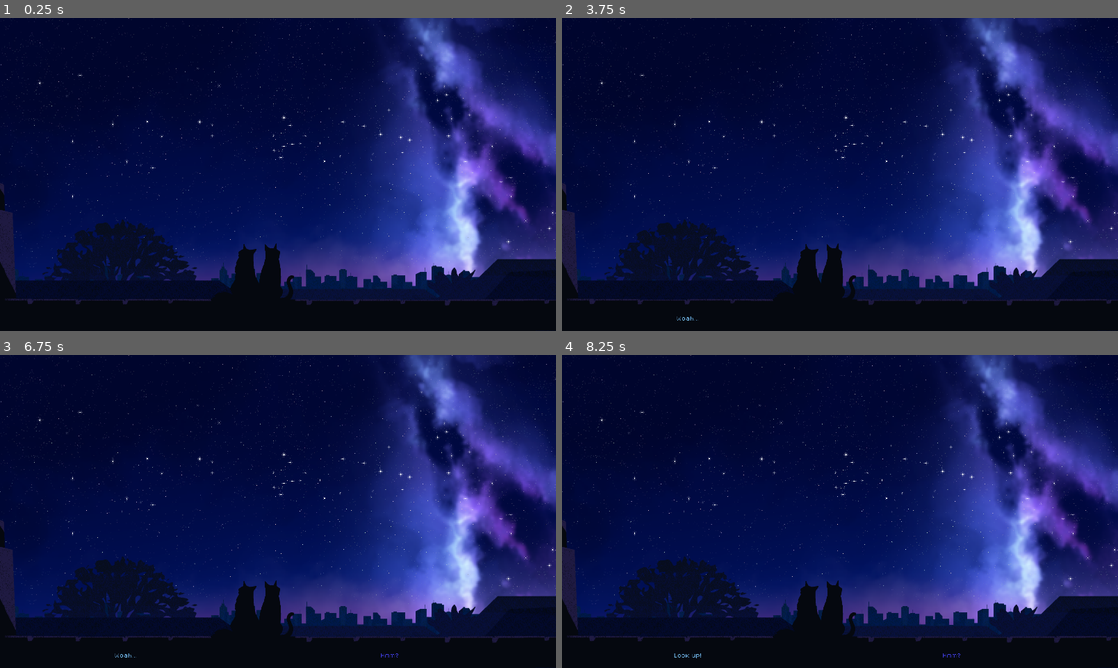
Above: before the commit, frames 1-4 (two rows, left to right).
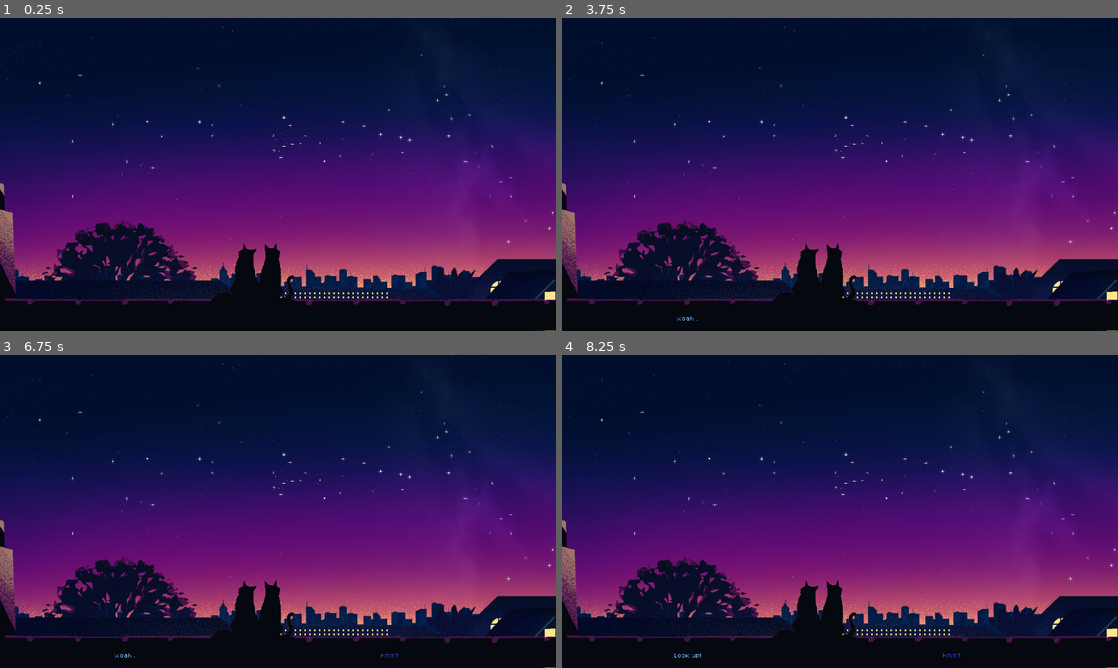
Above: after the commit, the same moments.

Repository: eilamg/Cosmicats
Game: Godot game, scene res://Main.tscn
Two runs of this game, one before a commit and one after it. Both use one fixed random seed, a clock stepped at 60 frames per second and the inputs below.
Inputs (mouse positions are in pixels of both pictures, inside the frame that each line leads up to):
- Up to frame 1 (0.25 s): no input
- Up to frame 2 (3.75 s): tap Enter at 0.5, 2, 3.5 s; move the mouse to (962, 158) at 0.52 s; right-click (962, 158) at 0.6 s; click (962, 158) at 0.67 s; tap Space at 1.25, 2.75 s; drag from (728, 190) to (812, 237) at 1.27 s; move the mouse to (895, 105) at 2.02 s; right-click (895, 105) at 2.1 s; drag from (812, 237) to (673, 127) at 2.77 s; move the mouse to (1006, 221) at 3.52 s; hold Down (ui_down) from 3.53 s (still down); right-click (1006, 221) at 3.6 s
- Up to frame 3 (6.75 s): release Down (ui_down) at 4.25 s; tap Space at 4.25 s; drag from (111, 464) to (194, 433) at 4.27 s; move the mouse to (305, 511) at 5.02 s; hold Down (ui_down) 5.03-5.75 s; right-click (305, 511) at 5.1 s; click (305, 511) at 5.17 s; drag from (194, 433) to (166, 527) at 5.77 s; move the mouse to (400, 495) at 6.52 s; right-click (400, 495) at 6.6 s
- Up to frame 4 (8.25 s): drag from (728, 527) to (812, 574) at 7.27 s; move the mouse to (895, 442) at 8.02 s; hold Down (ui_down) from 8.03 s (still down); right-click (895, 442) at 8.1 s

The runs differ from the first frame. In frame 1, 47% of the frame differs, in the area x 0-100%, y 0-100%; in frame 2, 47%; in frame 3, 47%; in frame 4, 47%.

Commit message:
Add lights-out animation wireframe

Diff:
--- a/Main.tscn
+++ b/Main.tscn
@@ -31,9 +31,16 @@
 [ext_resource path="res://constellations/jellyfish/silhouette.png" type="Texture" id=29]
 [ext_resource path="res://constellations/jellyfish/art.png" type="Texture" id=30]
 [ext_resource path="res://constellations/jellyfish/skeleton.png" type="Texture" id=31]
+[ext_resource path="res://static_art/light/0_sky.png" type="Texture" id=32]
 [ext_resource path="res://constellations/ship/silhouette.png" type="Texture" id=33]
 [ext_resource path="res://constellations/ship/skeleton.png" type="Texture" id=34]
 [ext_resource path="res://constellations/ship/art.png" type="Texture" id=35]
+[ext_resource path="res://static_art/light/0_bg_stars.png" type="Texture" id=36]
+[ext_resource path="res://static_art/light/1_bg.png" type="Texture" id=37]
+[ext_resource path="res://static_art/light/2_mg1.png" type="Texture" id=38]
+[ext_resource path="res://static_art/light/3_mg2.png" type="Texture" id=39]
+[ext_resource path="res://static_art/light/4_mg3.png" type="Texture" id=40]
+[ext_resource path="res://static_art/light/5_cats.png" type="Texture" id=41]
 
 [sub_resource type="OpenSimplexNoise" id=1]
 
@@ -43,6 +50,178 @@
 [sub_resource type="ShaderMaterial" id=3]
 shader = ExtResource( 6 )
 shader_param/noise_texture = SubResource( 2 )
+
+[sub_resource type="Animation" id=4]
+resource_name = "lights_out"
+length = 3.0
+tracks/0/type = "value"
+tracks/0/path = NodePath("ParallaxBG/Bg3/mg3:self_modulate")
+tracks/0/interp = 1
+tracks/0/loop_wrap = true
+tracks/0/imported = false
+tracks/0/enabled = true
+tracks/0/keys = {
+"times": PoolRealArray( 0 ),
+"transitions": PoolRealArray( 1 ),
+"update": 0,
+"values": [ Color( 1, 1, 1, 0 ) ]
+}
+tracks/1/type = "value"
+tracks/1/path = NodePath("ParallaxBG/Bg2/mg2:self_modulate")
+tracks/1/interp = 1
+tracks/1/loop_wrap = true
+tracks/1/imported = false
+tracks/1/enabled = true
+tracks/1/keys = {
+"times": PoolRealArray( 0 ),
+"transitions": PoolRealArray( 1 ),
+"update": 0,
+"values": [ Color( 1, 1, 1, 0 ) ]
+}
+tracks/2/type = "value"
+tracks/2/path = NodePath("ParallaxBG/Bg1/mg1:self_modulate")
+tracks/2/interp = 1
+tracks/2/loop_wrap = true
+tracks/2/imported = false
+tracks/2/enabled = true
+tracks/2/keys = {
+"times": PoolRealArray( 0 ),
+"transitions": PoolRealArray( 1 ),
+"update": 0,
+"values": [ Color( 1, 1, 1, 0 ) ]
+}
+tracks/3/type = "value"
+tracks/3/path = NodePath("ParallaxBG/Bg0/bg:self_modulate")
+tracks/3/interp = 1
+tracks/3/loop_wrap = true
+tracks/3/imported = false
+tracks/3/enabled = true
+tracks/3/keys = {
+"times": PoolRealArray( 0 ),
+"transitions": PoolRealArray( 1 ),
+"update": 0,
+"values": [ Color( 1, 1, 1, 0 ) ]
+}
+tracks/4/type = "value"
+tracks/4/path = NodePath("ParallaxBG/Sky/bg_stars:self_modulate")
+tracks/4/interp = 1
+tracks/4/loop_wrap = true
+tracks/4/imported = false
+tracks/4/enabled = true
+tracks/4/keys = {
+"times": PoolRealArray( 0 ),
+"transitions": PoolRealArray( 1 ),
+"update": 0,
+"values": [ Color( 1, 1, 1, 0 ) ]
+}
+tracks/5/type = "value"
+tracks/5/path = NodePath("ParallaxBG/Sky/sky:self_modulate")
+tracks/5/interp = 1
+tracks/5/loop_wrap = true
+tracks/5/imported = false
+tracks/5/enabled = true
+tracks/5/keys = {
+"times": PoolRealArray( 0 ),
+"transitions": PoolRealArray( 1 ),
+"update": 0,
+"values": [ Color( 1, 1, 1, 0 ) ]
+}
+tracks/6/type = "value"
+tracks/6/path = NodePath("ParallaxFG/Cats/cats:self_modulate")
+tracks/6/interp = 1
+tracks/6/loop_wrap = true
+tracks/6/imported = false
+tracks/6/enabled = true
+tracks/6/keys = {
+"times": PoolRealArray( 0 ),
+"transitions": PoolRealArray( 1 ),
+"update": 0,
+"values": [ Color( 1, 1, 1, 0 ) ]
+}
+tracks/7/type = "value"
+tracks/7/path = NodePath("ParallaxBG/Sky/sky_light:self_modulate")
+tracks/7/interp = 1
+tracks/7/loop_wrap = true
+tracks/7/imported = false
+tracks/7/enabled = true
+tracks/7/keys = {
+"times": PoolRealArray( 0 ),
+"transitions": PoolRealArray( 1 ),
+"update": 0,
+"values": [ Color( 1, 1, 1, 1 ) ]
+}
+tracks/8/type = "value"
+tracks/8/path = NodePath("ParallaxBG/Sky/bg_stars_light:self_modulate")
+tracks/8/interp = 1
+tracks/8/loop_wrap = true
+tracks/8/imported = false
+tracks/8/enabled = true
+tracks/8/keys = {
+"times": PoolRealArray( 0 ),
+"transitions": PoolRealArray( 1 ),
+"update": 0,
+"values": [ Color( 1, 1, 1, 1 ) ]
+}
+tracks/9/type = "value"
+tracks/9/path = NodePath("ParallaxBG/Bg0/bg_light:self_modulate")
+tracks/9/interp = 1
+tracks/9/loop_wrap = true
+tracks/9/imported = false
+tracks/9/enabled = true
+tracks/9/keys = {
+"times": PoolRealArray( 0 ),
+"transitions": PoolRealArray( 1 ),
+"update": 0,
+"values": [ Color( 1, 1, 1, 1 ) ]
+}
+tracks/10/type = "value"
+tracks/10/path = NodePath("ParallaxBG/Bg1/mg1_light:self_modulate")
+tracks/10/interp = 1
+tracks/10/loop_wrap = true
+tracks/10/imported = false
+tracks/10/enabled = true
+tracks/10/keys = {
+"times": PoolRealArray( 0 ),
+"transitions": PoolRealArray( 1 ),
+"update": 0,
+"values": [ Color( 1, 1, 1, 1 ) ]
+}
+tracks/11/type = "value"
+tracks/11/path = NodePath("ParallaxBG/Bg2/mg2_light:self_modulate")
+tracks/11/interp = 1
+tracks/11/loop_wrap = true
+tracks/11/imported = false
+tracks/11/enabled = true
+tracks/11/keys = {
+"times": PoolRealArray( 0 ),
+"transitions": PoolRealArray( 1 ),
+"update": 0,
+"values": [ Color( 1, 1, 1, 1 ) ]
+}
+tracks/12/type = "value"
+tracks/12/path = NodePath("ParallaxBG/Bg3/mg3_light:self_modulate")
+tracks/12/interp = 1
+tracks/12/loop_wrap = true
+tracks/12/imported = false
+tracks/12/enabled = true
+tracks/12/keys = {
+"times": PoolRealArray( 0 ),
+"transitions": PoolRealArray( 1 ),
+"update": 0,
+"values": [ Color( 1, 1, 1, 1 ) ]
+}
+tracks/13/type = "value"
+tracks/13/path = NodePath("ParallaxFG/Cats/cats_light:self_modulate")
+tracks/13/interp = 1
+tracks/13/loop_wrap = true
+tracks/13/imported = false
+tracks/13/enabled = true
+tracks/13/keys = {
+"times": PoolRealArray( 0 ),
+"transitions": PoolRealArray( 1 ),
+"update": 0,
+"values": [ Color( 1, 1, 1, 1 ) ]
+}
 
 [node name="Main" type="Node2D"]
 script = ExtResource( 10 )
@@ -85,12 +264,23 @@
 }
 
 [node name="sky" type="Sprite" parent="ParallaxBG/Sky"]
+self_modulate = Color( 1, 1, 1, 0 )
 texture = ExtResource( 4 )
 centered = false
 
+[node name="sky_light" type="Sprite" parent="ParallaxBG/Sky"]
+texture = ExtResource( 32 )
+centered = false
+
 [node name="bg_stars" type="Sprite" parent="ParallaxBG/Sky"]
+self_modulate = Color( 1, 1, 1, 0 )
 material = SubResource( 3 )
 texture = ExtResource( 3 )
+centered = false
+
+[node name="bg_stars_light" type="Sprite" parent="ParallaxBG/Sky"]
+material = SubResource( 3 )
+texture = ExtResource( 36 )
 centered = false
 
 [node name="Stars" type="Node2D" parent="ParallaxBG/Sky"]
@@ -103,7 +293,12 @@
 }
 
 [node name="bg" type="Sprite" parent="ParallaxBG/Bg0"]
+self_modulate = Color( 1, 1, 1, 0 )
 texture = ExtResource( 12 )
+centered = false
+
+[node name="bg_light" type="Sprite" parent="ParallaxBG/Bg0"]
+texture = ExtResource( 37 )
 centered = false
 
 [node name="Bg1" type="ParallaxLayer" parent="ParallaxBG"]
@@ -114,7 +309,12 @@
 }
 
 [node name="mg1" type="Sprite" parent="ParallaxBG/Bg1"]
+self_modulate = Color( 1, 1, 1, 0 )
 texture = ExtResource( 14 )
+centered = false
+
+[node name="mg1_light" type="Sprite" parent="ParallaxBG/Bg1"]
+texture = ExtResource( 38 )
 centered = false
 
 [node name="Bg2" type="ParallaxLayer" parent="ParallaxBG"]
@@ -125,7 +325,12 @@
 }
 
 [node name="mg2" type="Sprite" parent="ParallaxBG/Bg2"]
+self_modulate = Color( 1, 1, 1, 0 )
 texture = ExtResource( 15 )
+centered = false
+
+[node name="mg2_light" type="Sprite" parent="ParallaxBG/Bg2"]
+texture = ExtResource( 39 )
 centered = false
 
 [node name="Bg3" type="ParallaxLayer" parent="ParallaxBG"]
@@ -136,10 +341,16 @@
 }
 
 [node name="mg3" type="Sprite" parent="ParallaxBG/Bg3"]
+self_modulate = Color( 1, 1, 1, 0 )
 texture = ExtResource( 13 )
 centered = false
 
+[node name="mg3_light" type="Sprite" parent="ParallaxBG/Bg3"]
+texture = ExtResource( 40 )
+centered = false
+
 [node name="Constellations" type="Node2D" parent="."]
+visible = false
 
 [node name="Fish" parent="Constellations" instance=ExtResource( 2 )]
 position = Vector2( 2288.59, 669.499 )
@@ -550,12 +761,20 @@
 }
 
 [node name="cats" type="Sprite" parent="ParallaxFG/Cats"]
+self_modulate = Color( 1, 1, 1, 0 )
 texture = ExtResource( 5 )
+centered = false
+
+[node name="cats_light" type="Sprite" parent="ParallaxFG/Cats"]
+texture = ExtResource( 41 )
 centered = false
 
 [node name="Dialogue" parent="ParallaxFG/Cats" instance=ExtResource( 19 )]
 margin_left = 961.085
 margin_right = 2881.08
+
+[node name="AnimationPlayer" type="AnimationPlayer" parent="."]
+anims/lights_out = SubResource( 4 )
 
 [connection signal="mouse_entered" from="Camera/LeftMargin" to="Camera" method="_on_LeftMargin_mouse_entered"]
 [connection signal="mouse_exited" from="Camera/LeftMargin" to="Camera" method="_on_LeftMargin_mouse_exited"]
Not shown: 1 places in Main.tscn that only renumber resources
